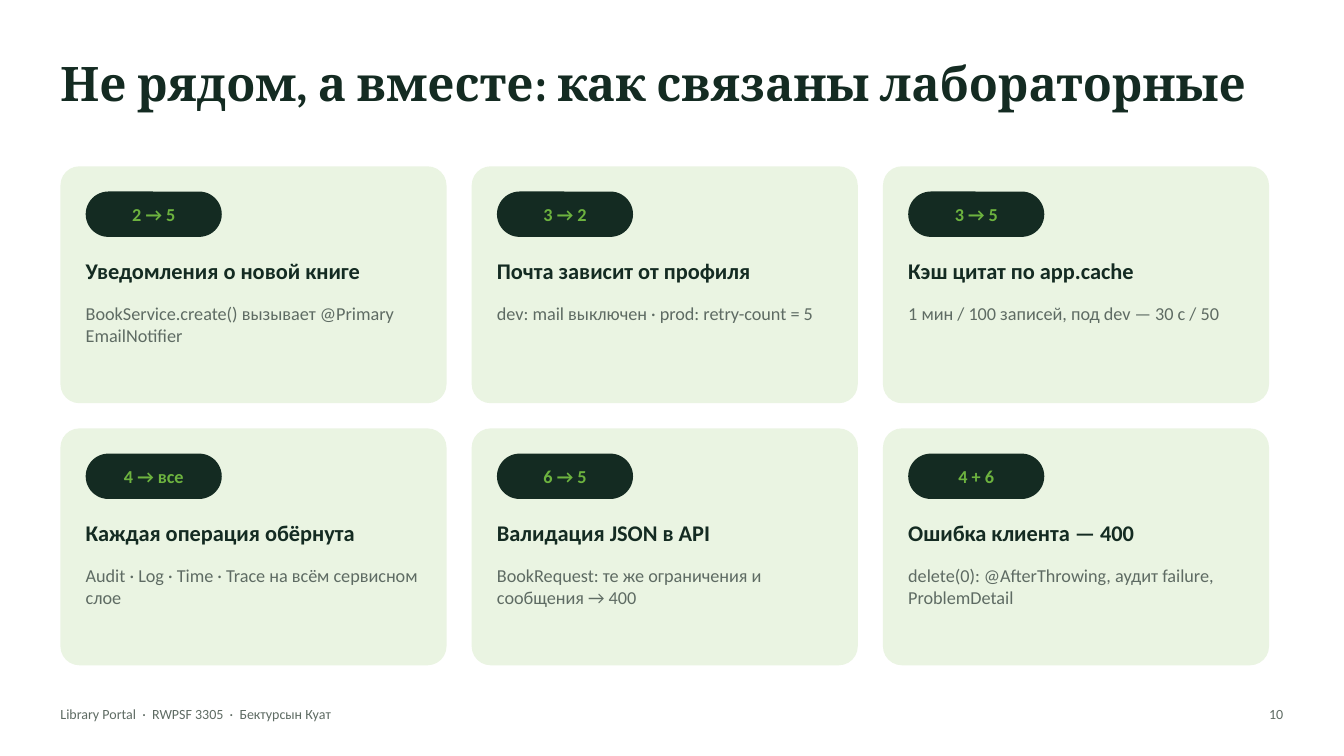
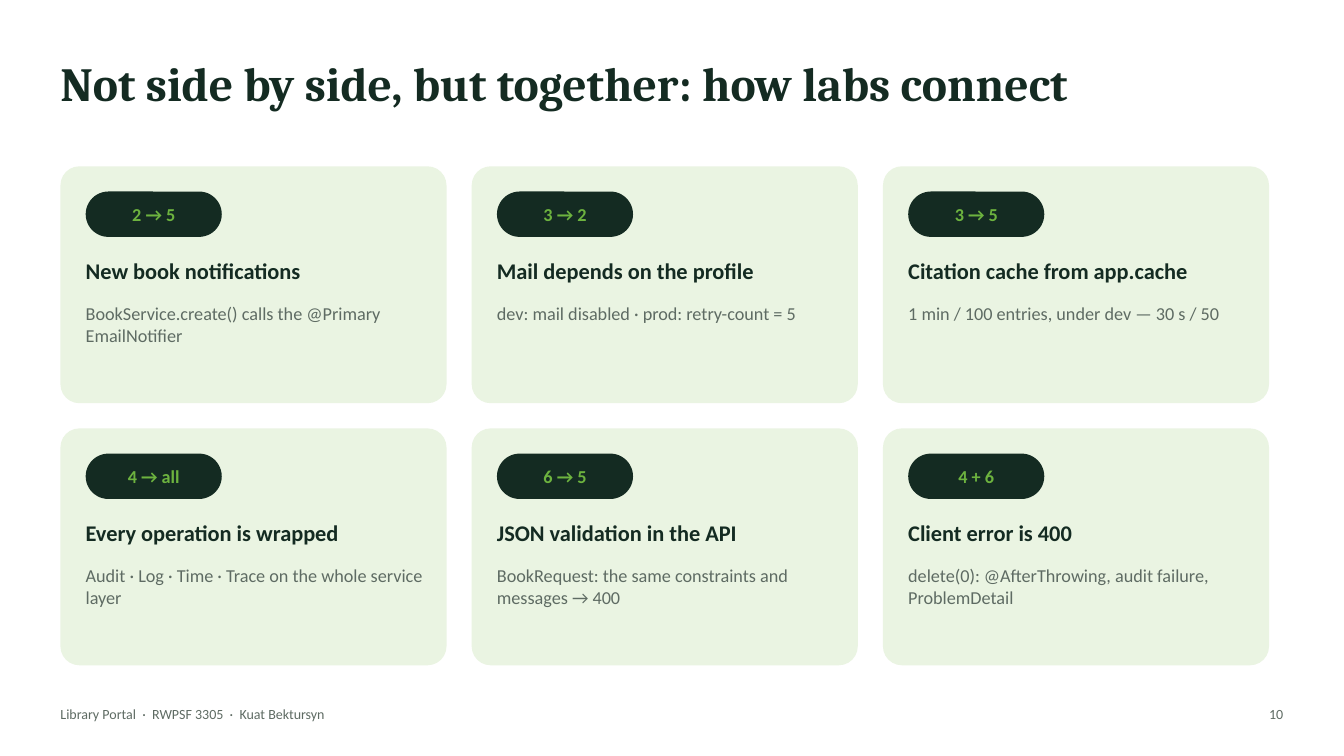
Before and after one commit to AkAyu44/library-portal, a slide deck: slide 10 of docs/Defense_Presentation.pptx. Drawn at 1344x756 pixels with LibreOffice and Linux fonts; fonts in the diff are those of the drawing. Boxes give left, top, right and bottom in pixels: in the first picture for what was removed or moved away, otherwise in the second. Text is boxed around its words. In the diff, an @@ line names an element or a change of style, - is before the commit and + after.

```diff
--- a/docs/Defense_Presentation.pptx
+++ b/docs/Defense_Presentation.pptx
@@ text at [60,68,1068,112]: text changed @@
-Не рядом, а вместе: как связаны лабораторные
+Not side by side, but together: how labs connect
@@ text at [86,263,300,279]: text changed @@
-Уведомления о новой книге
+New book notifications
@@ text at [497,263,754,283]: text changed @@
-Почта зависит от профиля
+Mail depends on the profile
@@ text at [908,263,1188,283]: text changed @@
-Кэш цитат по app.cache
+Citation cache from app.cache
@@ text at [86,307,380,342]: text changed @@
-BookService.create() вызывает @Primary EmailNotifier
+BookService.create() calls the @Primary EmailNotifier
@@ text at [497,307,796,323]: text changed @@
-dev: mail выключен · prod: retry-count = 5
+dev: mail disabled · prod: retry-count = 5
@@ text at [908,307,1219,322]: text changed @@
-1 мин / 100 записей, под dev — 30 с / 50
+1 min / 100 entries, under dev — 30 s / 50
@@ text at [128,470,180,483]: text changed @@
-4 → все
+4 → all
@@ text at [86,525,338,545]: text changed @@
-Каждая операция обёрнута
+Every operation is wrapped
@@ text at [497,525,736,541]: text changed @@
-Валидация JSON в API
+JSON validation in the API
@@ text at [908,525,1072,541]: text changed @@
-Ошибка клиента — 400
+Client error is 400
@@ text at [86,569,423,607]: text changed @@
-Audit · Log · Time · Trace на всём сервисном слое
+Audit · Log · Time · Trace on the whole service layer
@@ text at [497,569,788,607]: text changed @@
-BookRequest: те же ограничения и сообщения → 400
+BookRequest: the same constraints and messages → 400
@@ text at [908,569,1208,604]: text changed @@
-delete(0): @AfterThrowing, аудит failure, ProblemDetail
+delete(0): @AfterThrowing, audit failure, ProblemDetail
@@ text at [60,709,324,721]: text changed @@
-Library Portal · RWPSF 3305 · Бектурсын Куат
+Library Portal · RWPSF 3305 · Kuat Bektursyn
```
Also in this commit, not shown: 13 other slides changed, 4 other files.
